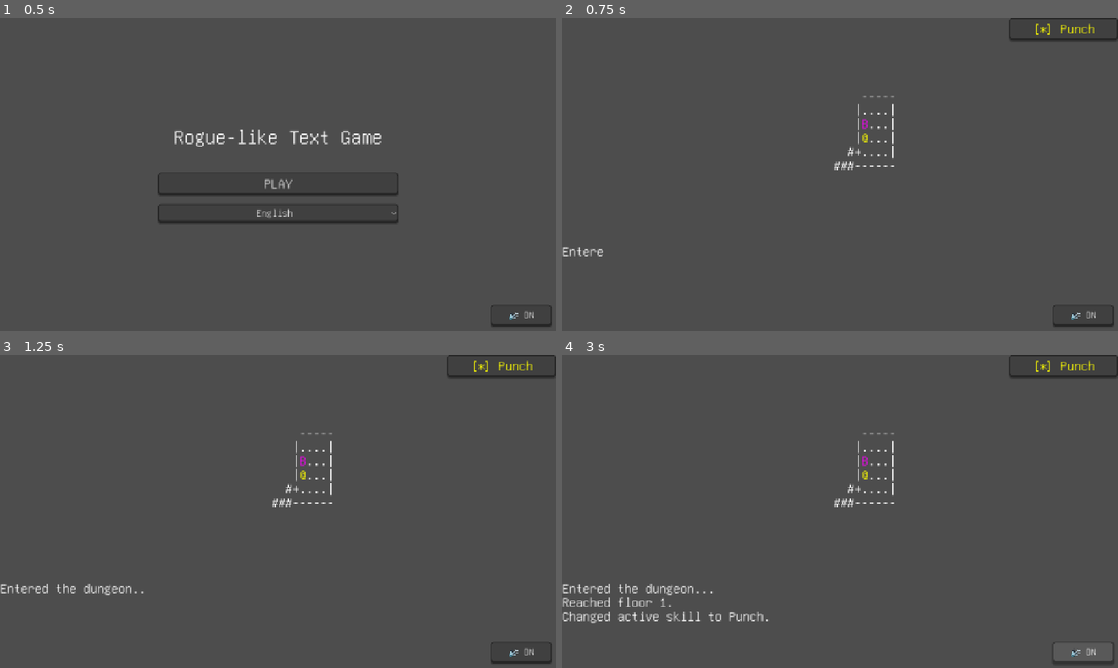
Above: before the commit, frames 1-4 (two rows, left to right).
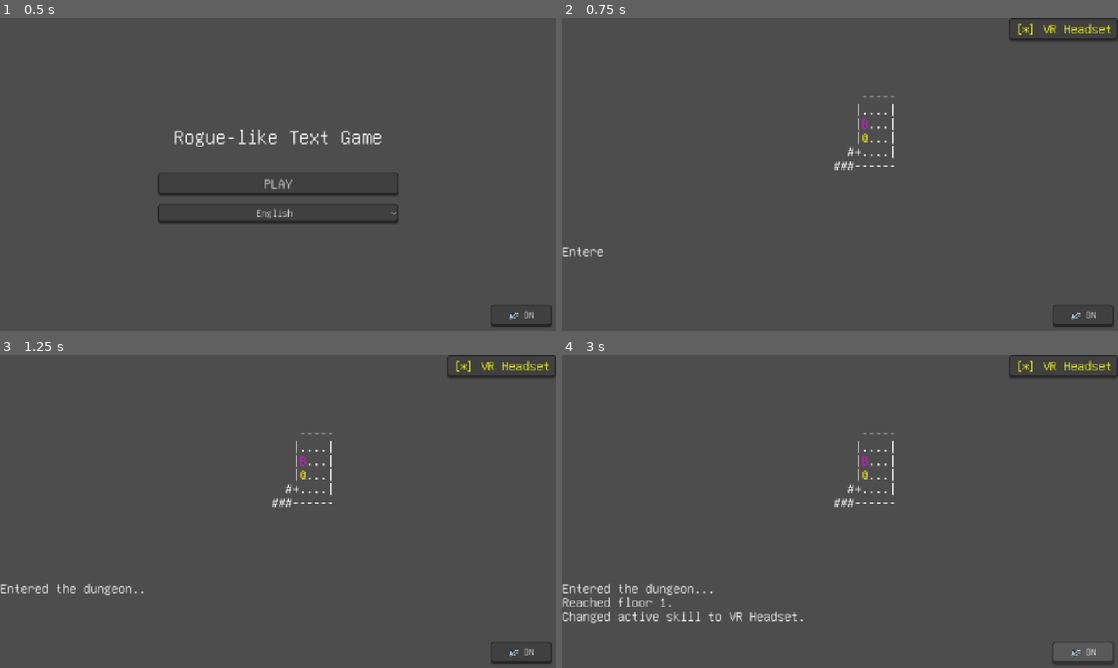
Above: after the commit, the same moments.

Repository: horaguchi/kumopaku
Game: Godot game, scene res://title.tscn
The game is run twice, just before and just after one commit, with the same random seed, the same clock (stepped at 60 frames per second) and the same inputs.
Inputs:
- Up to frame 1 (0.5 s): no input
- Up to frame 2 (0.75 s): click "PLAY" at 0.5 s
- Up to frame 3 (1.25 s): no input
- Up to frame 4 (3 s): click "[*] Punch" (after the commit: "[*] VR Headset") at 1.25 s; click "🔊 ON" at 2 s; click "🔇 OFF" at 2.75 s

Frame 1 is identical in both runs. In frame 2, 0.2% of the frame differs, in the area x 82-99%, y 1-6%; in frame 3, 0.2%; in frame 4, 0.4%, in the area x 30-99%, y 1-86%.

Commit message:
初期スキルをランダムに変更

Diff:
--- a/main.gd
+++ b/main.gd
@@ -93,7 +93,7 @@
 func _start_game():
 	current_floor = 1
 	player_skills.clear()
-	player_skills.append("Punch")
+	player_skills.append(ItemDataMap.SKILLS.pick_random())
 	active_skill_index = 0
 	return_to_title_button.visible = false
 	message_log.text = ""
